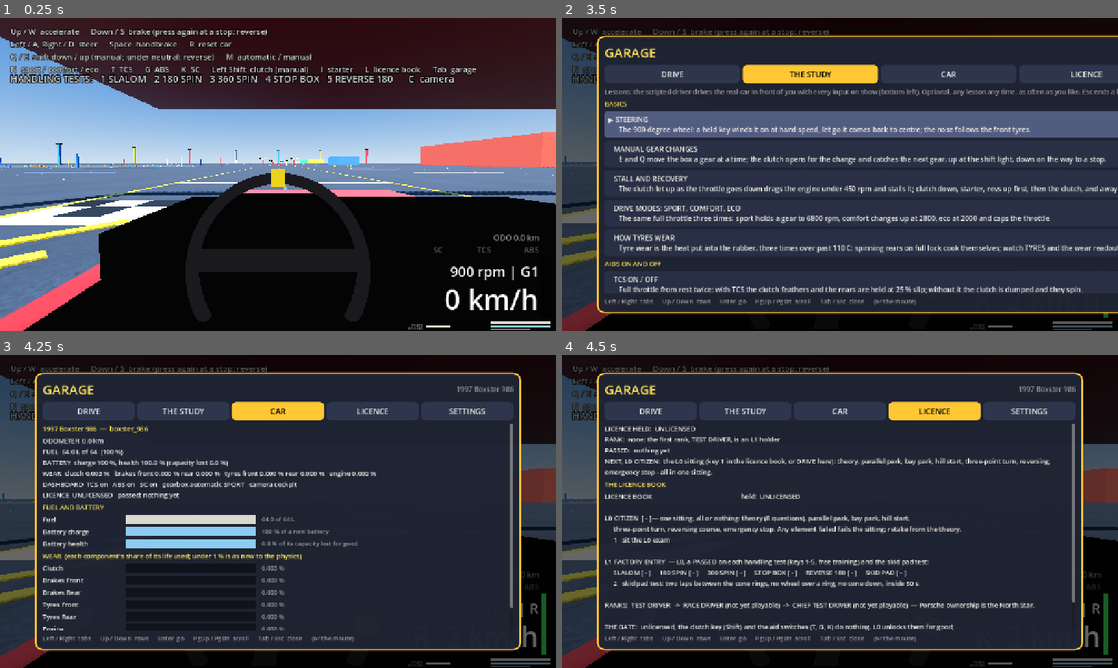
Above: before the commit, frames 1-4 (two rows, left to right).
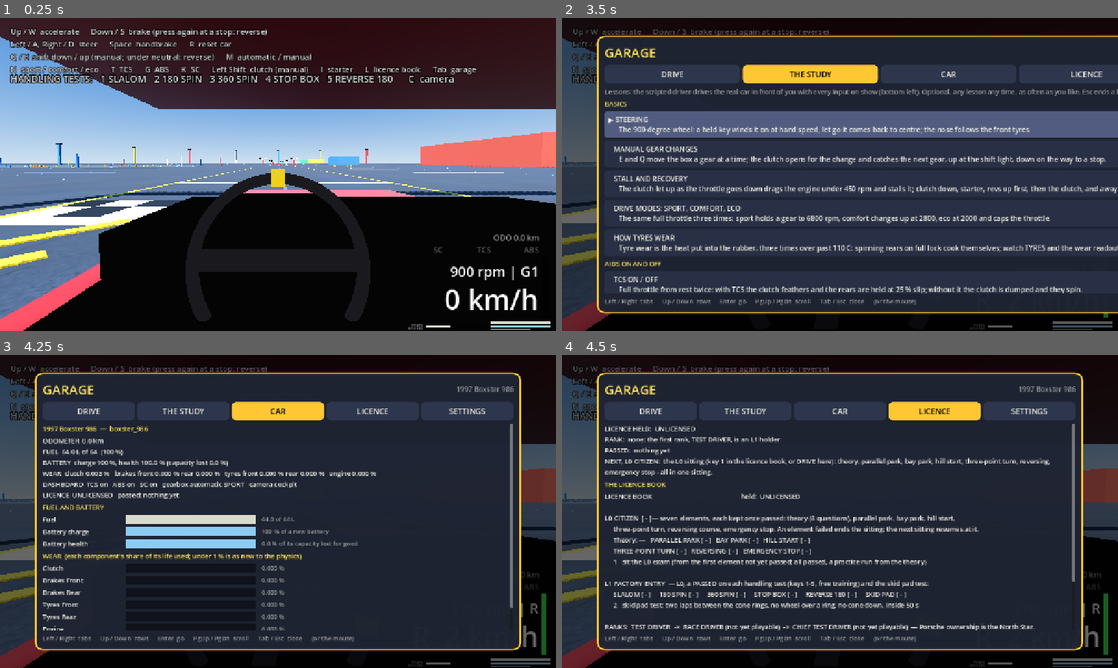
Above: after the commit, the same moments.

Repository: kokosro/factory-driver
Game: Godot game, scene res://scenes/main.tscn
Two runs of this game, one before a commit and one after it. Both use one fixed random seed, a clock stepped at 60 frames per second and the inputs below.
Inputs:
- Up to frame 1 (0.25 s): no input
- Up to frame 2 (3.5 s): tap Enter (ui_accept) at 0.5, 0.77, 1.52 s; hold Right (steer_right) 0.53-1.28 s; tap Tab (garage) at 0.6, 1.55 s; hold Down (brake) 1.28-2 s; tap G (abs_toggle) at 1.35 s; click "DRIVE" at 2 s; click "THE STUDY" at 2.75 s
- Up to frame 3 (4.25 s): click "CAR" at 3.5 s
- Up to frame 4 (4.5 s): click "LICENCE" at 4.25 s

Frames 1-3 are identical in both runs. In frame 4, 5.6% of the frame differs, in the area x 7-93%, y 51-88%.

Commit message:
Licence manager: every L0 element passed is recorded at once, the sitting resumes at the first not yet passed, a complete record sits again as practice
record_element puts an element in the record the moment it passes (saved
where the store is on), so progress survives a failed later element, an
abort and the process ending; start_l0_sitting begins at
LicenceExams.l0_resume_index (a passed theory is never retaken); the
seventh element grants L0 and the sitting itself is recorded once. With
every element in the record the exam runs from the theory as a practice
run that changes nothing. The record keeps a third field, elements; the
file it rides in is _store_path (the store's; a test hands its own). The
book's L0 paragraph is the new rule with the checklist (Theory: PASSED or
-, each practical element ticked or dashed) and the gate line names the
parks and the hill start as the manual elements. The user's verdict,
2026-09-22 14:56 + 15:02.

Diff:
--- a/scripts/licence_manager.gd
+++ b/scripts/licence_manager.gd
@@ -8,10 +8,11 @@
 ## scripts/licence_exams.gd, run with the scripted driver switched off: the
 ## human's driving through the same checks. This node only picks an exam,
 ## moves it through idle -> running -> result shown -> idle, one element after
-## the other (any element failed fails the sitting at once: the rigor rule),
-## and hands the HUD its strings: the mission line for the live element, the
-## banner for PASSED / FAILED, the licence card for the book and for the
-## theory's question cards. It never presses or releases an input action
+## the other (any element failed ends the sitting at once: the rigor rule;
+## the elements passed before it are kept, see THE RECORD), and hands the
+## HUD its strings: the mission line for the live element, the banner for
+## PASSED / FAILED, the licence card for the book and for the theory's
+## question cards. It never presses or releases an input action
 ## (MissionManager's pattern; the theory's digit keys are read by the run).
 ##
 ## THE GATE (the keystone: the licence gives the clutch key and the aid
@@ -26,12 +27,27 @@
 ##
 ## THE RECORD: per car, riding the car's entry in cars.json beside the
 ## odometer, the fuel, the dashboard, the battery and the wear
-## (OdometerStore, "licence": the level and the exams passed), behind the same
-## switch as the rest of the store: the running game keeps it, the headless
-## suite writes nothing. L1 is granted the moment the record holds every one
-## of its requirements: the L0 sitting, a PASSED on each of the five handling
-## tests (heard from the MissionManager's mission_finished: free training on
-## keys 1-5 is exactly what counts) and the skid pad test.
+## (OdometerStore, "licence": the level, the exams passed and the L0
+## elements passed), behind the same switch as the rest of the store: the
+## running game keeps it, the headless suite writes nothing. THE L0 SITTING
+## REMEMBERS: every element passed is put in the record the moment it is
+## (record_element, saved at once), so it survives a failed later element,
+## an abort and the process ending; the next sitting begins at the first
+## element not yet passed, in the sitting's order (a passed theory is never
+## retaken), and the seventh element passed grants L0 and records the sitting
+## itself (EXAM_L0). A complete record sits the whole exam again from the
+## theory as a PRACTICE RUN: nothing a practice run does changes the record
+## (a pass is recorded once and never removed). L1 is granted the moment the
+## record holds every one of its requirements: L0, a PASSED on each of the
+## five handling tests (heard from the MissionManager's mission_finished:
+## free training on keys 1-5 is exactly what counts) and the skid pad test.
+# was one sitting, all or nothing, a retake from the theory -> per element:
+# the user's verdict, 2026-09-22 14:56 + 15:02 ("it's annoying that if i
+# fail any of the L0 tests i need to get back to theory and not retry the
+# test i failed, it's like nothing remembers i took the tests"). The
+# all-or-nothing rule dated from L0 being two exams, theory and practice,
+# each with its own retake; fused into one sitting it dragged a passed
+# theory under every failed practice element.
 
 signal sitting_started(exam: String)
 signal sitting_finished(exam: String, passed: bool)
@@ -86,12 +102,22 @@
 ## Whether the last sitting that ended passed.
 var last_sitting_passed := false
 
-## The licence record: {"level": int, "passed": Array[String]} (the store's
-## shape, OdometerStore.LICENCE_DEFAULTS). Loaded once, saved on every change
-## where the store is on.
+## Whether the sitting on (or the last one) is a practice run: the L0 exam
+## sat again on a complete record. Nothing a practice run does changes the
+## record.
+var practice := false
+
+## The licence record: {"level": int, "passed": Array[String], "elements":
+## Array[String]} (the store's shape, OdometerStore.LICENCE_DEFAULTS: the
+## level held, the exams passed, the L0 sitting's elements passed). Loaded
+## once, saved on every change where the store is on.
 var licence: Dictionary = {}
 
 var _store_kept := false
+
+## The file the record rides in: the store's (OdometerStore.PATH); a test
+## hands one of its own, with _store_kept, to see a record survive a process.
+var _store_path := OdometerStore.PATH
 var _banner_left := 0.0
 var _hint_left := 0.0
 
@@ -109,13 +135,14 @@
 		hud.set_gate_hint("")
 
 
-## The record as the store has it for this car (see OdometerStore.load_licence);
-## a field in there that is none of its own is reported and read as its default.
-func _load_licence(path := OdometerStore.PATH) -> void:
-	var stored := OdometerStore.load_licence(ArcadeCar.CAR_ID, path)
+## The record as the store has it for this car in _store_path (see
+## OdometerStore.load_licence); a field in there that is none of its own is
+## reported and read as its default, one that is not there is its default.
+func _load_licence() -> void:
+	var stored := OdometerStore.load_licence(ArcadeCar.CAR_ID, _store_path)
 	for problem: String in stored.problems:
 		push_error(problem)
-	licence = {"level": stored.level, "passed": stored.passed}
+	licence = {"level": stored.level, "passed": stored.passed, "elements": stored.elements}
 
 
 func _physics_process(delta: float) -> void:
@@ -198,14 +225,27 @@
 	return (licence.get("passed", []) as Array).has(exam_name)
 
 
+## Whether the L0 sitting's element `element_name` (LicenceExams.l0_sitting()
+## names) is in the record.
+func has_passed_element(element_name: String) -> bool:
+	return (licence.get("elements", []) as Array).has(element_name)
+
+
 # =============================================================================
 #  Run state
 # =============================================================================
 
-## Sits the L0 exam: the theory, then the six elements, all or nothing.
+## Sits the L0 exam from the first element the record does not hold yet
+## (the theory, then the six practical elements, in the sitting's order;
+## LicenceExams.l0_resume_index): a passed element is never sat again. With
+## every element in the record it is a practice run from the theory.
 ## Returns false while a sitting is on or a mission runs.
+# was every sitting from the theory, all or nothing -> resumed: the user's
+# verdict, 2026-09-22 14:56 + 15:02.
 func start_l0_sitting() -> bool:
-	return _start_exam(LicenceExams.EXAM_L0, LicenceExams.l0_sitting())
+	var elements_passed: Array = licence.get("elements", [])
+	var complete := LicenceExams.sitting_complete(elements_passed)
+	return _start_exam(LicenceExams.EXAM_L0, LicenceExams.l0_sitting(), LicenceExams.l0_resume_index(elements_passed), complete)
 
 
 ## Sits the skid pad test (one element).
@@ -213,7 +253,7 @@
 	return _start_exam(LicenceExams.EXAM_SKID_PAD, [LicenceExams.skid_pad_test()])
 
 
-func _start_exam(exam_name: String, exam_elements: Array[Dictionary]) -> bool:
+func _start_exam(exam_name: String, exam_elements: Array[Dictionary], first := 0, as_practice := false) -> bool:
 	if state == State.RUNNING or (missions and missions.is_running()) or exam_elements.is_empty():
 		return false
 	if state == State.RESULT:
@@ -222,10 +262,11 @@
 		close_book()
 	exam = exam_name
 	elements = exam_elements
+	practice = as_practice
 	last_result = {}
 	last_sitting_passed = false
 	state = State.RUNNING
-	_start_element(0)
+	_start_element(first)
 	sitting_started.emit(exam)
 	return true
 
@@ -264,13 +305,17 @@
 	return state == State.RUNNING
 
 
-## An element's run has ended: failed, the sitting is failed at once; passed,
-## the next element, or the sitting passed after the last.
+## An element's run has ended: failed, the sitting is failed at once (what
+## was passed before it stays passed); passed, it goes in the record there
+## and then (an L0 element, not on a practice run), and the next element
+## begins, or the sitting has passed after the last.
 func _element_done() -> void:
 	last_result = run.result()
 	if not last_result.passed:
 		_finish_sitting(false)
 		return
+	if exam == LicenceExams.EXAM_L0 and not practice:
+		record_element(str(last_result.name))
 	if element_index + 1 >= elements.size():
 		_finish_sitting(true)
 		return
@@ -281,7 +326,7 @@
 	last_sitting_passed = passed
 	state = State.RESULT
 	_banner_left = RESULT_BANNER_TIME
-	if passed:
+	if passed and not practice:
 		record_pass(exam)
 	if hud:
 		hud.hide_licence_card()
@@ -305,10 +350,27 @@
 	if not passed.has(exam_name):
 		passed.append(exam_name)
 	licence["passed"] = passed
+	_record_changed()
+
+
+## Puts the L0 element `element_name` in the record (once, never taken out
+## again), re-derives the level - the seventh is L0 - and saves where the
+## store is on.
+func record_element(element_name: String) -> void:
+	if element_name == "":
+		return
+	var elements_passed: Array = licence.get("elements", [])
+	if not elements_passed.has(element_name):
+		elements_passed.append(element_name)
+	licence["elements"] = elements_passed
+	_record_changed()
+
+
+func _record_changed() -> void:
 	var was := level()
-	licence["level"] = LicenceExams.level_for(passed)
+	licence["level"] = LicenceExams.level_for(licence.get("passed", []), licence.get("elements", []))
 	if _store_kept:
-		OdometerStore.save_licence(ArcadeCar.CAR_ID, licence)
+		OdometerStore.save_licence(ArcadeCar.CAR_ID, licence, _store_path)
 	if licence["level"] != was:
 		licence_changed.emit(licence["level"])
 	if book_open:
@@ -340,15 +402,22 @@
 		hud.show_licence_card(book_text())
 
 
-## The book's text: the licence held, L0 and its seven elements, L1 and its
-## seven requirements with a tick each, the ranks, the gate and the keys.
+## The book's text: the licence held, L0 and its seven elements with a tick
+## each, L1 and its seven requirements with a tick each, the ranks, the gate
+## and the keys.
+# was "one sitting, all or nothing ... retake from the theory" -> the
+# elements kept and the sitting resumed: the user's verdict, 2026-09-22
+# 14:56 + 15:02.
 func book_text() -> String:
 	var lines := PackedStringArray()
 	lines.append("LICENCE BOOK                                                     held:  %s" % LicenceExams.licence_title(level()))
 	lines.append("")
-	lines.append("L0 CITIZEN  %s— one sitting, all or nothing: theory (%d questions), parallel park, bay park, hill start," % [_tick(LicenceExams.EXAM_L0), LicenceExams.quiz_questions().size()])
-	lines.append("     three-point turn, reversing course, emergency stop. Any element failed fails the sitting; retake from the theory.")
-	lines.append("     1   sit the L0 exam")
+	lines.append("L0 CITIZEN  %s— seven elements, each kept once passed: theory (%d questions), parallel park, bay park, hill start," % [_tick(LicenceExams.EXAM_L0), LicenceExams.quiz_questions().size()])
+	lines.append("     three-point turn, reversing course, emergency stop. An element failed ends the sitting; the next sitting resumes at it.")
+	var checklist := checklist(licence.get("elements", []))
+	lines.append("     %s" % "   ".join(checklist.slice(0, 4)))
+	lines.append("     %s" % "   ".join(checklist.slice(4)))
+	lines.append("     1   sit the L0 exam (from the first element not yet passed; all passed, a practice run from the theory)")
 	lines.append("")
 	var l1 := PackedStringArray()
 	for test in HandlingTests.all_tests():
@@ -364,7 +433,8 @@
 	lines.append("RANKS:  %s  — Porsche ownership is the North Star." % "  ->  ".join(ranks))
 	lines.append("")
 	lines.append("THE GATE:  unlicensed, the clutch key (Shift) and the aid switches (T, G, K) do nothing. L0 unlocks them for good;")
-	lines.append("     in a sitting the instructor's dual controls allow them. The hill start is sat in manual (the element selects it).")
+	lines.append("     in a sitting the instructor's dual controls allow them. The parks and the hill start are sat in manual (the element")
+	lines.append("     selects it); from the three-point turn on the instructor's car is automatic.")
 	lines.append("")
 	lines.append("Esc / R abort a sitting.      L  close")
 	return "\n".join(lines)
@@ -372,6 +442,21 @@
 
 func _tick(exam_name: String) -> String:
 	return "[PASSED]" if has_passed(exam_name) else "[ - ]"
+
+
+## The L0 sitting's checklist from `elements_passed` (a record's "elements"):
+## "Theory: PASSED" or "Theory: —", then each practical element's title with
+## a tick, [PASSED], or a dash, [ - ], in the sitting's order. Seven entries;
+## the book and the garage's LICENCE panel both show it.
+static func checklist(elements_passed: Array) -> PackedStringArray:
+	var entries := PackedStringArray()
+	for element in LicenceExams.l0_sitting():
+		var passed: bool = elements_passed.has(element.name)
+		if element.kind == LicenceExams.KIND_QUIZ:
+			entries.append("Theory: %s" % ("PASSED" if passed else "—"))
+		else:
+			entries.append("%s %s" % [element.title, "[PASSED]" if passed else "[ - ]"])
+	return entries
 
 
 # =============================================================================
